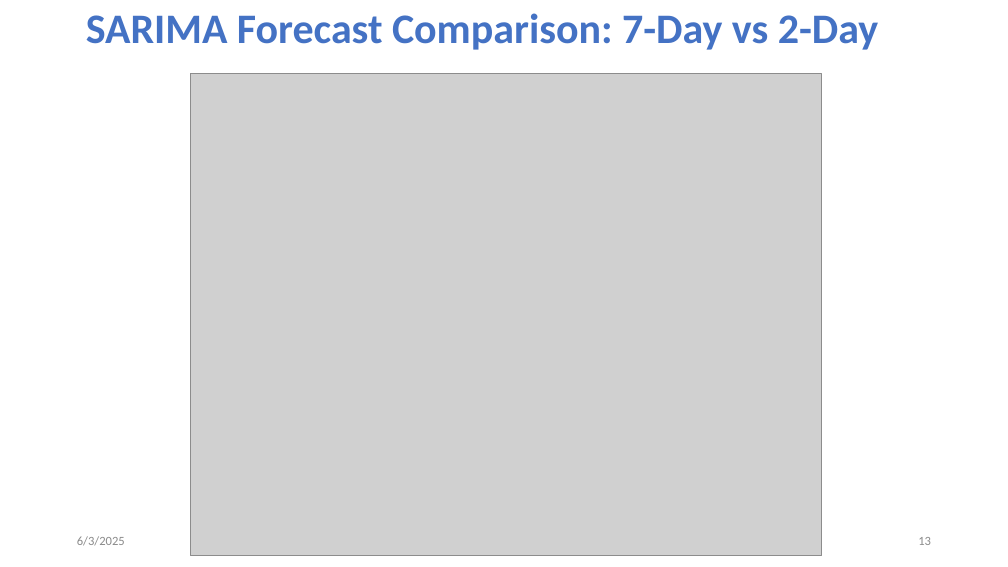
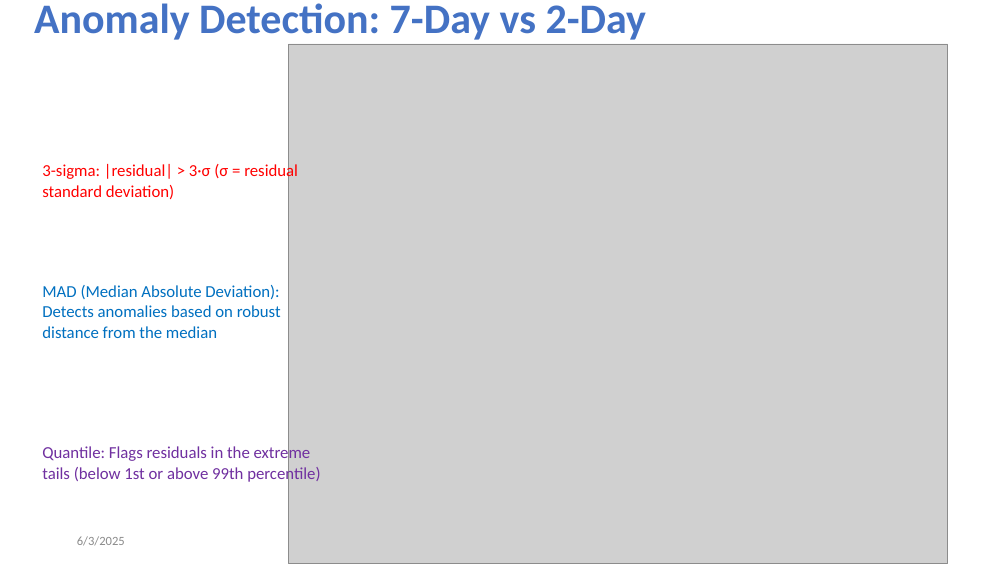
Before and after one commit to tanjilaahmed2/cesnet-anomaly-detection, a slide deck: slide 13 of LBNL Panel Interview_Tanjila.pptm. Drawn at 1008x567 pixels with LibreOffice and Linux fonts; fonts in the diff are those of the drawing; grey boxes stand for pictures. Boxes give left, top, right and bottom in pixels: in the first picture for what was removed or moved away, otherwise in the second. Text is boxed around its words. In the diff, an @@ line names an element or a change of style, - is before the commit and + after.

```diff
--- a/LBNL Panel Interview_Tanjila.pptm
+++ b/LBNL Panel Interview_Tanjila.pptm
@@ title at [34,3,646,40]: text changed @@
-SARIMA Forecast Comparison: 7-Day vs 2-Day
+Anomaly Detection: 7-Day vs 2-Day
@@ picture: place and size @@
-picture at [190,74,822,556]
+picture at [289,44,948,564]
@@ text added at [42,163,320,483], 16 pt, text #0070C0 @@
+3-sigma: |residual| > 3·σ (σ = residual standard deviation)
+MAD (Median Absolute Deviation): Detects anomalies based on robust distance from the median
+Quantile: Flags residuals in the extreme tails (below 1st or above 99th percentile)
@@ page number removed at [918,537,931,545] @@
-13
```
Also in this commit, not shown: 8 other slides changed, 1 slide removed.
